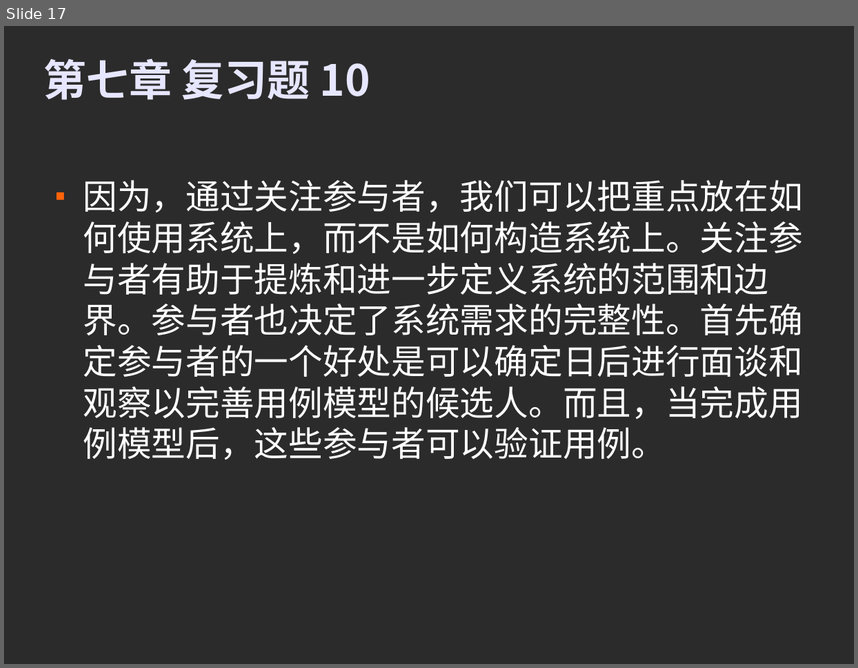
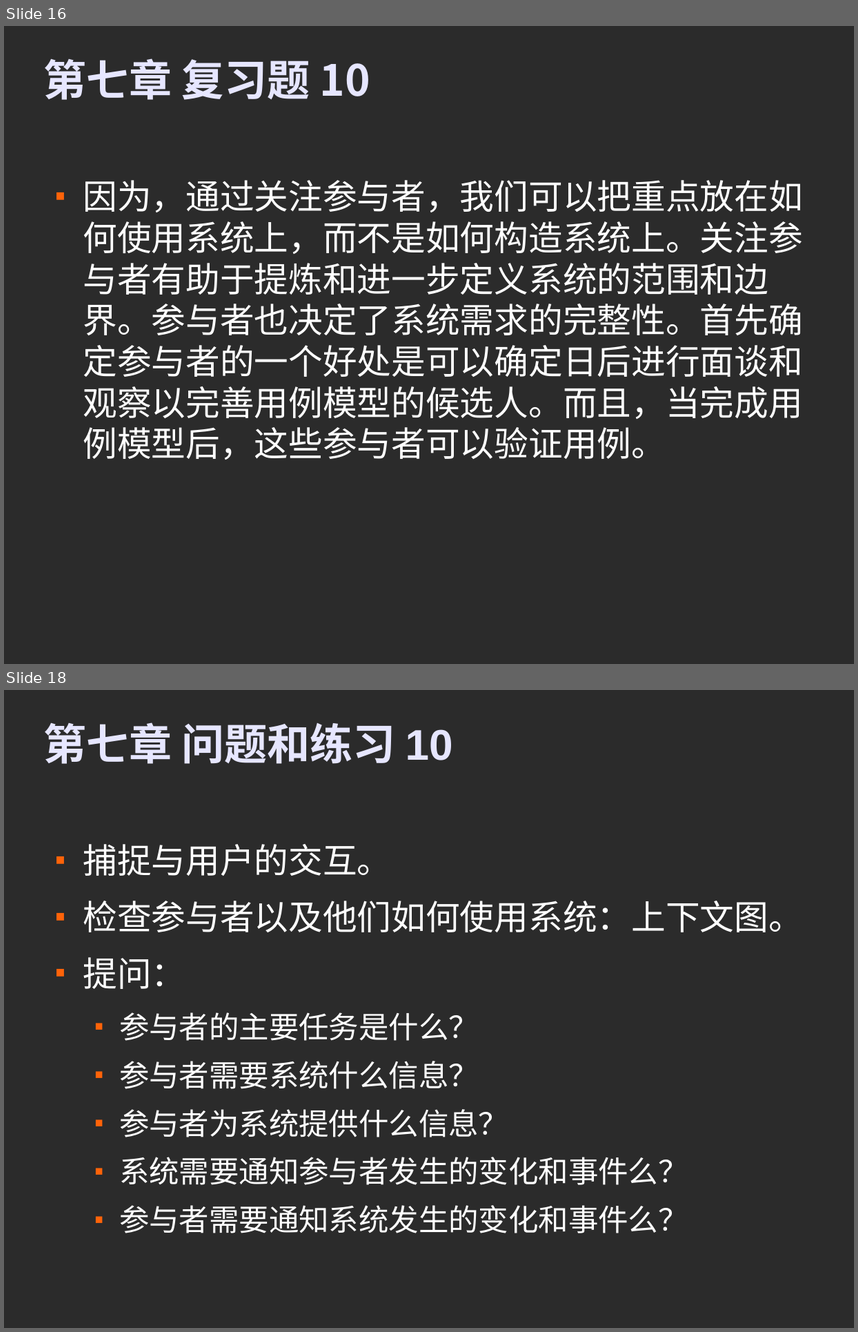
Before and after one commit to kernelhcy/hcyprojects, a slide deck: Mess/doc/系统分析作业.odp. Shown one above the other, each under a label of ours: slide 17 before the commit, slides 16 and 18 after it; the slides between them are not shown. The pictures are 858x668 and 858x1332 pixels, drawn with LibreOffice and Linux fonts; fonts in the diff are those of the drawing; background and template pictures are left out; a plain dark background stands for a picture behind light text. Boxes give left, top, right and bottom in pixels: in the first picture for what was removed or moved away, otherwise in the second. Text is boxed around its words. In the diff, an @@ line names an element or a change of style, - is before the commit and + after.

```diff
--- a/Mess/doc/系统分析作业.odp
+++ b/Mess/doc/系统分析作业.odp
@@ slide 18 added at (4, 690, 854, 1328), background picture (left out) @@
@@ title added at (43, 722, 453, 764), 40 pt, text #E6E6FF, bold @@
+第七章 问题和练习 10
@@ text added at (83, 844, 802, 1233), 28 pt, text #FFFFFF @@
+■ 捕捉与用户的交互。
+■ 检查参与者以及他们如何使用系统：上下文图。
+■ 提问：
+  ■ 参与者的主要任务是什么？
+  ■ 参与者需要系统什么信息？
+  ■ 参与者为系统提供什么信息？
+  ■ 系统需要通知参与者发生的变化和事件么？
+  ■ 参与者需要通知系统发生的变化和事件么？
@@ what was slide 17 is now slide 16 @@
```
Also in this commit, not shown: 3 other slides added, 1 slide removed, 1 other file.
